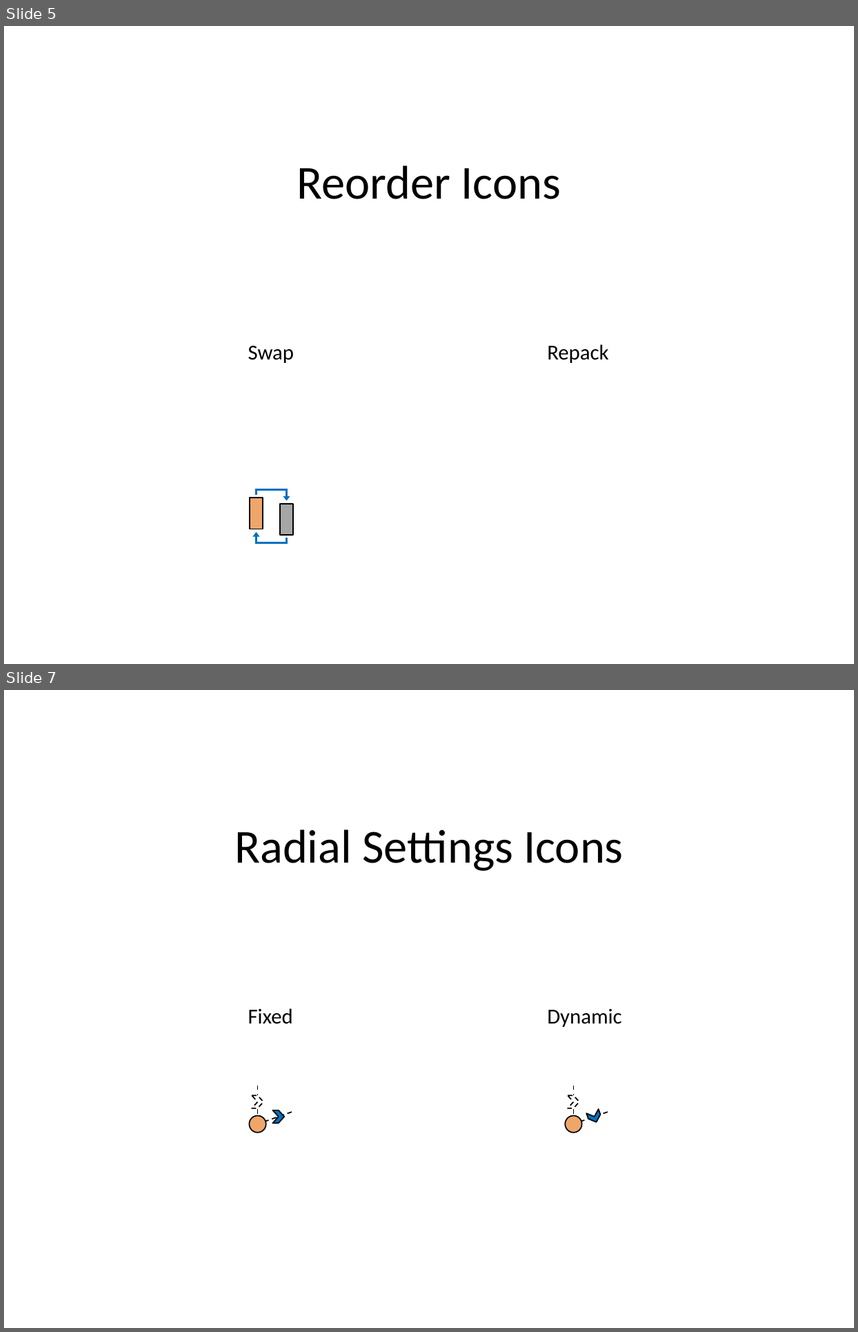
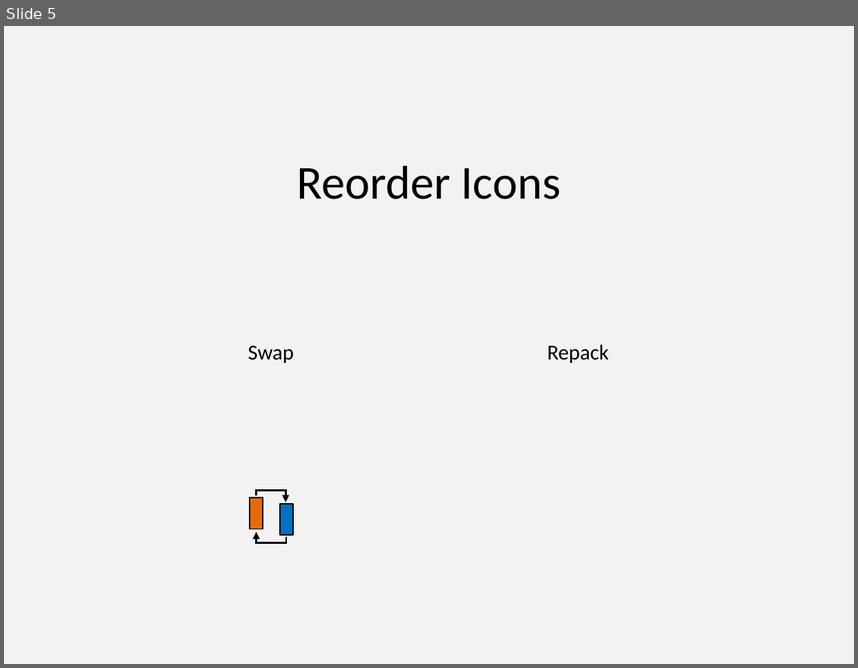
Before and after one commit to PowerPointLabs/PowerPointLabs, a slide deck: doc/Icons-PositionsLab.pptx. Shown one above the other, each under a label of ours: slides 5 and 7 before the commit, slide 5 after it; the slides between them are not shown. The pictures are 858x1332 and 858x668 pixels, drawn with LibreOffice and Linux fonts; fonts in the diff are those of the drawing. Boxes give left, top, right and bottom in pixels: in the first picture for what was removed or moved away, otherwise in the second. Text is boxed around its words. In the diff, an @@ line names an element or a change of style, - is before the commit and + after.

```diff
--- a/doc/Icons-PositionsLab.pptx
+++ b/doc/Icons-PositionsLab.pptx
@@ slide 7 removed at [4, 690, 854, 1328], background #FFFFFF @@
@@ text removed at [234, 829, 623, 871] @@
-Radial Settings Icons
@@ text removed at [248, 1008, 293, 1024] @@
-Fixed
@@ text removed at [547, 1009, 622, 1027] @@
-Dynamic
@@ group removed at [249, 1085, 292, 1132]: 3 lines, 2 chevrons, 1 ellipse @@
@@ group removed at [565, 1085, 608, 1132]: 3 lines, 2 chevrons, 1 ellipse @@
@@ slide 5 changed as well @@
@@ background #FFFFFF to #F2F2F2 @@
@@ rectangle at [250, 498, 263, 529]: fill #EFA66B to #E46B09 @@
@@ elbow arrow removed from (257, 495) to (286, 500) @@
@@ rectangle at [280, 503, 293, 535]: fill #A6A6A6 to #0070C0 @@
@@ elbow arrow removed from (286, 538) to (257, 532) @@
@@ group added at [254, 489, 287, 542]: 4 lines, 2 arrows @@
```
Also in this commit, not shown: 5 other slides changed.
